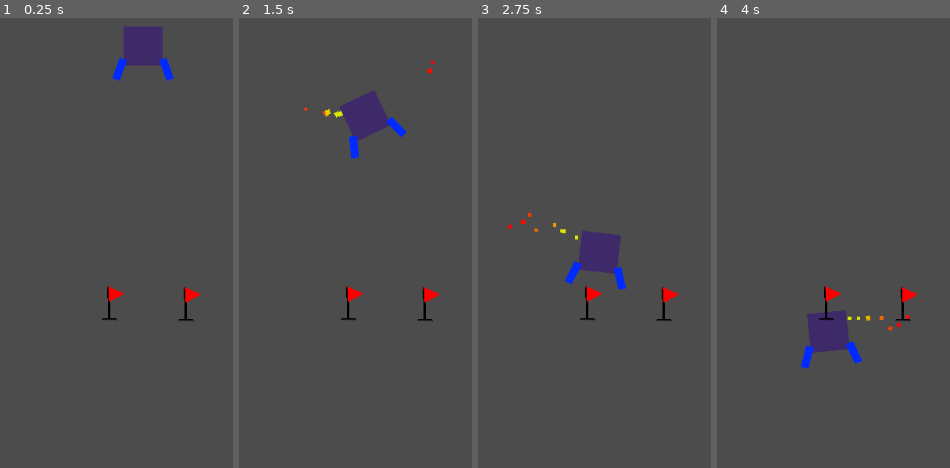
Above: before the commit, frames 1-4 (left to right).
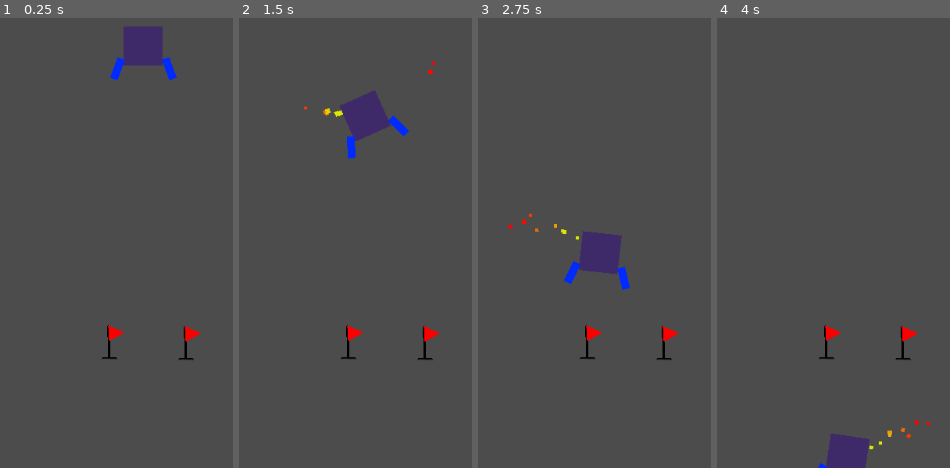
Above: after the commit, the same moments.

Repository: lupoglaz/GodotAIGym
Game: Godot game, scene res://Environment.tscn
Two runs of this game, one before a commit and one after it. Both use one fixed random seed, a clock stepped at 60 frames per second and the inputs below.
Inputs:
- Up to frame 1 (0.25 s): no input
- Up to frame 2 (1.5 s): tap Enter at 0.5, 1.35 s; hold D 0.53-1.28 s; hold Enter 0.53-1.28 s; tap Space at 0.77 s; hold A from 1.28 s (still down)
- Up to frame 3 (2.75 s): tap Space at 1.52 s; release A at 2.03 s; hold D from 2.03 s (still down); hold Enter from 2.03 s (still down)
- Up to frame 4 (4 s): release Enter at 2.78 s; tap Enter at 2.85 s; tap Space at 3.02, 3.77 s; release D at 3.53 s; hold A from 3.53 s (still down); hold Enter from 3.53 s (still down)

The runs differ from the first frame. In frame 1, 1.1% of the frame differs, in the area x 43-86%, y 8-76%; in frame 2, 1.3%; in frame 3, 1.3%; in frame 4, 3.9%, in the area x 36-92%, y 59-100%.
Error before the commit: Invalid set index 'reset' (on base: 'RigidBody2D (Lander.gd)') with value of type 'bool'. (res://Environment.gd:31)
Error after the commit: Invalid set index 'reset' (on base: 'RigidBody2D (Lander.gd)') with value of type 'bool'. (res://Environment.gd:33)

Commit message:
Getting shapes of collision

Diff:
--- a/Environments/LunarLander/Environment.gd
+++ b/Environments/LunarLander/Environment.gd
@@ -4,6 +4,8 @@
 var time_elapsed = 0.0
 var timeout = true
 var deltat = 0.01
+
+var status_in_landing = false
 
 func _ready():
 	set_physics_process(true)
@@ -51,15 +53,3 @@
 func _on_Timer_timeout():
 	time_elapsed += deltat
 	timeout = true
-
-
-func _on_Lander_body_shape_entered(body_id, body, body_shape, local_shape):
-	pass # Replace with function body.
-
-
-func _on_LandingArea_body_entered(body):
-	pass # Replace with function body.
-
-
-func _on_Ground_body_entered(body):
-	pass # Replace with function body.
--- a/Environments/LunarLander/Environment.tscn
+++ b/Environments/LunarLander/Environment.tscn
@@ -30,6 +30,7 @@
 
 [node name="Lander" type="RigidBody2D" parent="."]
 position = Vector2( 507, 56 )
+contacts_reported = 4
 contact_monitor = true
 script = ExtResource( 2 )
 
@@ -93,26 +94,24 @@
 initial_velocity_random = 0.5
 scale_amount = 6.0
 scale_amount_random = 0.48
-color_ramp = SubResource( 3 )
+color_ramp = SubResource( 4 )
 
-[node name="LeftLegShape" type="CollisionShape2D" parent="Lander"]
-position = Vector2( -30, 30 )
-rotation = 0.349066
-scale = Vector2( 1, 1 )
+[node name="RightLegShape" type="CollisionShape2D" parent="Lander"]
+position = Vector2( 33.5414, 29.2183 )
+rotation = -0.349066
 shape = SubResource( 5 )
 
-[node name="Line2D" type="Line2D" parent="Lander/LeftLegShape"]
+[node name="Line2D2" type="Line2D" parent="Lander/RightLegShape"]
 points = PoolVector2Array( 0, 14, 0, -14 )
 default_color = Color( 0, 0.164706, 1, 1 )
 texture_mode = -1111170616
 
-[node name="RightLegShape" type="CollisionShape2D" parent="Lander"]
-position = Vector2( 30, 30 )
-rotation = -0.349066
-scale = Vector2( 1, 1 )
+[node name="LeftLegShape" type="CollisionShape2D" parent="Lander"]
+position = Vector2( -32.6775, 29.3801 )
+rotation = 0.349066
 shape = SubResource( 5 )
 
-[node name="Line2D2" type="Line2D" parent="Lander/RightLegShape"]
+[node name="Line2D" type="Line2D" parent="Lander/LeftLegShape"]
 points = PoolVector2Array( 0, 14, 0, -14 )
 default_color = Color( 0, 0.164706, 1, 1 )
 texture_mode = -1111170616
@@ -146,7 +145,5 @@
 
 [node name="Timer" type="Timer" parent="."]
 wait_time = 0.01
-[connection signal="body_shape_entered" from="Lander" to="." method="_on_Lander_body_shape_entered"]
-[connection signal="body_entered" from="Ground" to="." method="_on_Ground_body_entered"]
 [connection signal="body_entered" from="Ground/LandingArea" to="." method="_on_LandingArea_body_entered"]
 [connection signal="timeout" from="Timer" to="." method="_on_Timer_timeout"]
--- a/Environments/LunarLander/Ground.gd
+++ b/Environments/LunarLander/Ground.gd
@@ -1,4 +1,4 @@
-extends StaticBody2D
+extends RigidBody2D
 
 func generate_ground(num_vert, height=150.0 ):
 	var polygon = PoolVector2Array()
--- a/Environments/LunarLander/Lander.gd
+++ b/Environments/LunarLander/Lander.gd
@@ -7,9 +7,25 @@
 	$LeftEngine.emitting = false
 	$RightEngine.emitting = false
 	$MainEngine.emitting = false
+	print(get_shape_owners())
 	pass
 
 func _integrate_forces(state):
+	#var col = get_colliding_bodies()
+
+	var num_contacts = state.get_contact_count()
+	for i in range(num_contacts):
+		var shape_id = state.get_contact_local_shape(i)
+		var owner_id = state.shape_find_owner(shape_id)
+
+		print()
+		if $RightLegShape.get_shape() == shape_owner_get_shape(owner_id, shape_id):
+			print("right leg colliding")
+		if $LeftLegShape.get_shape() == shape_owner_get_shape(owner_id, shape_id):
+			print("left leg colliding")
+
+
+
 	var glob = state.get_transform()
 	if $MainEngine.emitting:
 		var force = glob.basis_xform(Vector2(0.0, -MAIN_ENGINE_MAG))
Not shown: 5 places in Environments/LunarLander/Environment.tscn that only renumber resources
